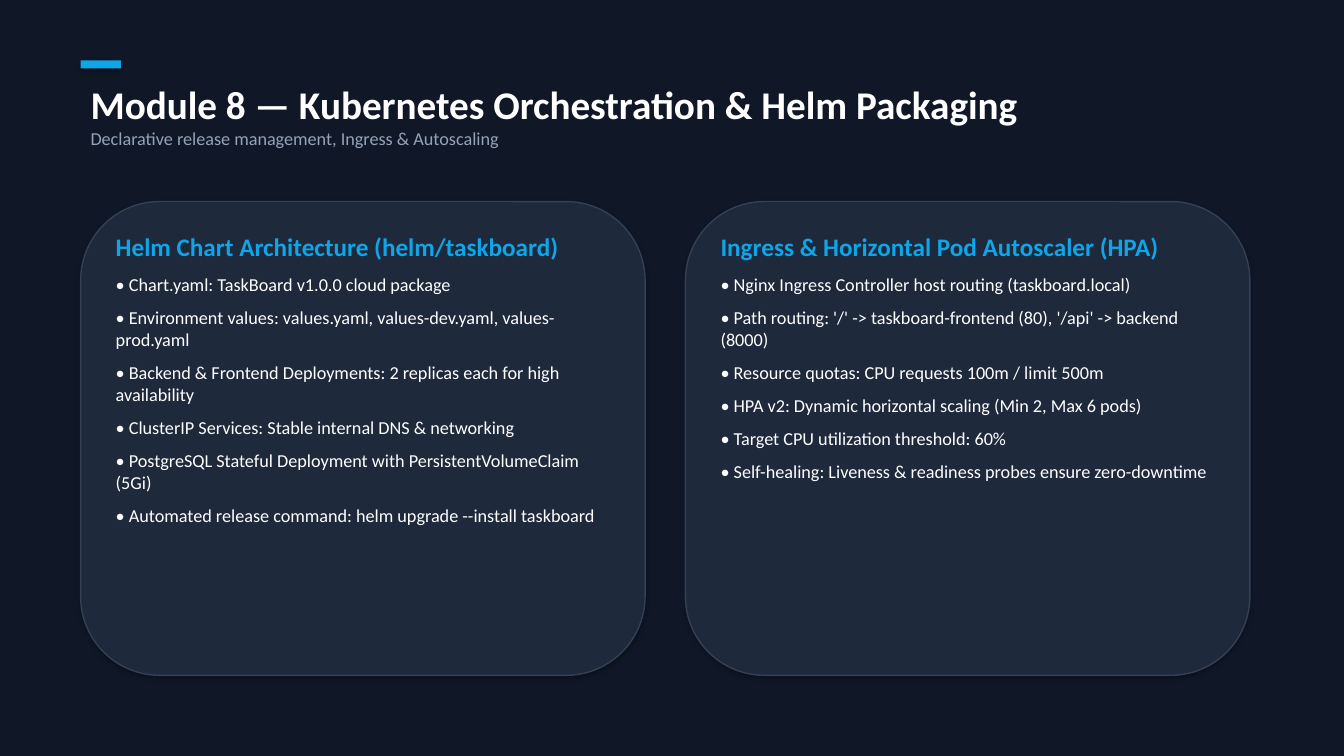
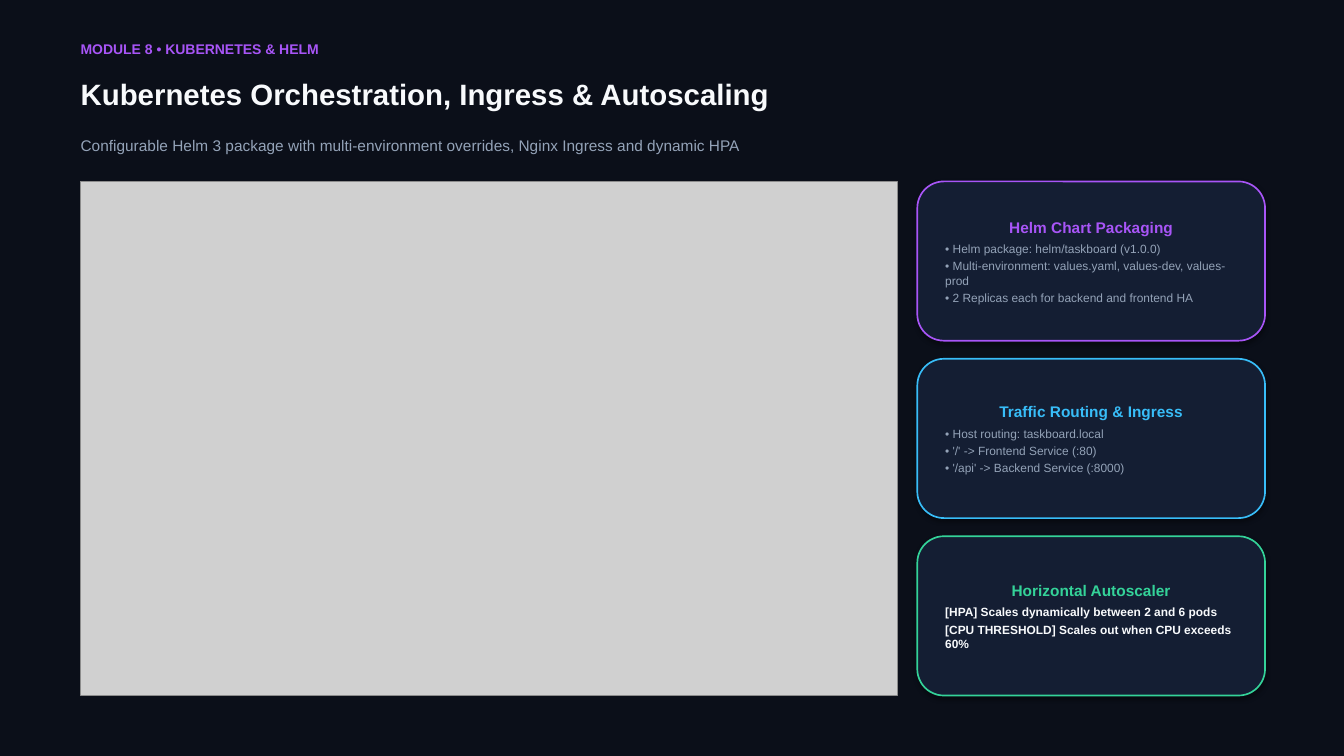
Before and after one commit to Oj2AS7/devops_project, a slide deck: slide 8 of demo/TaskBoard_DevOps_Presentation.pptx. Drawn at 1344x756 pixels with LibreOffice and Linux fonts; fonts in the diff are those of the drawing; grey boxes stand for pictures. Boxes give left, top, right and bottom in pixels: in the first picture for what was removed or moved away, otherwise in the second. Text is boxed around its words. In the diff, an @@ line names an element or a change of style, - is before the commit and + after.

Commit message:
feat(demo): update presentation deck with diagrams and add command execution walkthrough video

```diff
--- a/demo/TaskBoard_DevOps_Presentation.pptx
+++ b/demo/TaskBoard_DevOps_Presentation.pptx
@@ rectangle at [0, 0, 1344, 756]: fill #101828 to #0B0F19; outline #101828 0.75 pt to none @@
@@ text added at [81, 44, 319, 54], 10 pt, text #A855F7, bold @@
+MODULE 8 • KUBERNETES & HELM
@@ text at [81, 83, 768, 110]: text changed; size 13 to 21 pt; font Calibri to Arial; text colour #94A3B8 to #F8FAFC; bold on @@
-Module 8 — Kubernetes Orchestration & Helm Packaging
-Declarative release management, Ingress & Autoscaling
+Kubernetes Orchestration, Ingress & Autoscaling
@@ rectangle removed at [81, 60, 121, 69] @@
@@ text added at [81, 140, 740, 154], 11 pt, text #94A3B8 @@
+Configurable Helm 3 package with multi-environment overrides, Nginx Ingress and dynamic HPA
@@ rounded rectangle removed at [81, 202, 645, 676] @@
@@ picture added at [81, 181, 897, 696] @@
@@ rounded rectangle removed at [686, 202, 1250, 676] @@
@@ rounded rectangle added at [918, 181, 1265, 341], fill #141E33, outline #A855F7 1.2 pt, 8.5 pt, text #94A3B8 @@
+Helm Chart Packaging
+• Helm package: helm/taskboard (v1.0.0)
+• Multi-environment: values.yaml, values-dev, values-prod
+• 2 Replicas each for backend and frontend HA
@@ text removed at [116, 237, 594, 525] @@
-Helm Chart Architecture (helm/taskboard)
-• Chart.yaml: TaskBoard v1.0.0 cloud package
-• Environment values: values.yaml, values-dev.yaml, values-prod.yaml
-• Backend & Frontend Deployments: 2 replicas each for high availability
-• ClusterIP Services: Stable internal DNS & networking
-• PostgreSQL Stateful Deployment with PersistentVolumeClaim (5Gi)
-• Automated release command: helm upgrade --install taskboard
@@ rounded rectangle "Traffic Routing & Ingress": place and size @@
-rounded rectangle "Traffic Routing & Ingress" at [721, 237, 1206, 481]
+rounded rectangle "Traffic Routing & Ingress" at [918, 359, 1265, 518]
@@ rounded rectangle "Traffic Routing & Ingress" at [918, 359, 1265, 518]: vertical alignment top to middle; fill none to #141E33; outline none to #38BDF8 1.2 pt; shadow on @@
@@ text in rounded rectangle at [953, 406, 1183, 475]: text changed; size 13 to 8.5 pt; font Calibri to Arial; text colour #FFFFFF to #94A3B8 @@
-Ingress & Horizontal Pod Autoscaler (HPA)
-• Nginx Ingress Controller host routing (taskboard.local)
-• Path routing: '/' -> taskboard-frontend (80), '/api' -> backend (8000)
-• Resource quotas: CPU requests 100m / limit 500m
-• HPA v2: Dynamic horizontal scaling (Min 2, Max 6 pods)
-• Target CPU utilization threshold: 60%
-• Self-healing: Liveness & readiness probes ensure zero-downtime
+Traffic Routing & Ingress
+• Host routing: taskboard.local
+• '/' -> Frontend Service (:80)
+• '/api' -> Backend Service (:8000)
@@ rounded rectangle added at [918, 536, 1265, 696], fill #141E33, outline #34D399 1.2 pt, 8.5 pt, text #F8FAFC, bold @@
+Horizontal Autoscaler
+[HPA] Scales dynamically between 2 and 6 pods
+[CPU THRESHOLD] Scales out when CPU exceeds 60%
```
Also in this commit, not shown: 5 other slides changed, 4 slides added, 4 slides removed, 22 other files.
